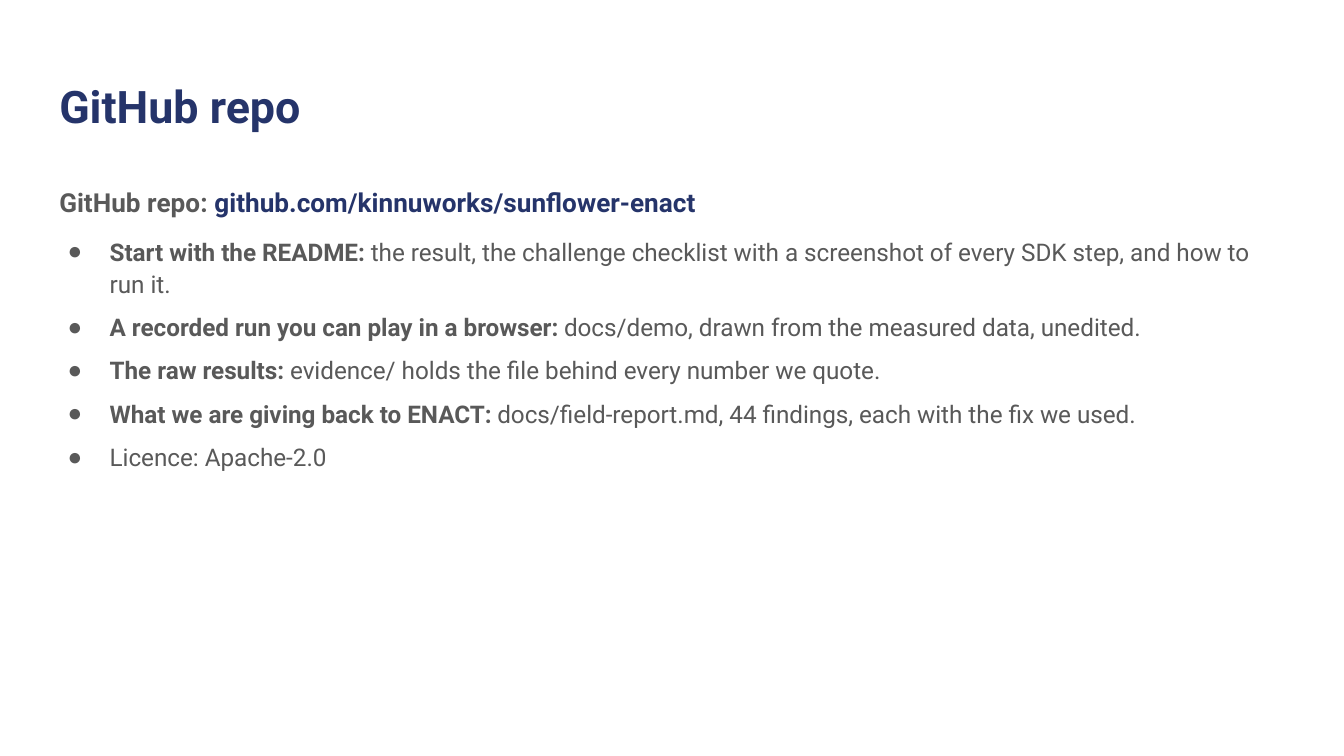
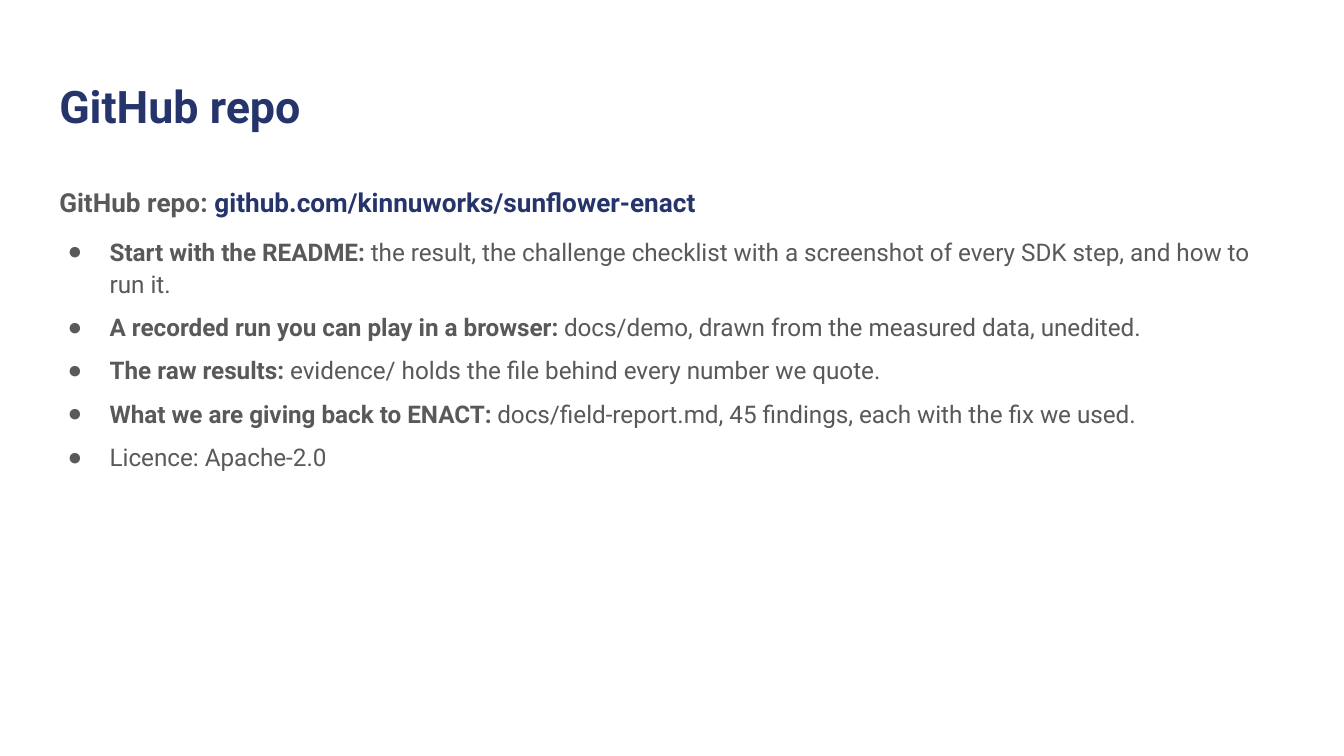
Before and after one commit to kinnuworks/sunflower-enact, a slide deck: slide 2 of docs/slides/Sunflower-VelesHack.pptx. Drawn at 1344x756 pixels with LibreOffice and Linux fonts; fonts in the diff are those of the drawing; background and template pictures are left out. Boxes give left, top, right and bottom in pixels: in the first picture for what was removed or moved away, otherwise in the second. Text is boxed around its words. In the diff, an @@ line names an element or a change of style, - is before the commit and + after.

Commit message:
Deploy through the SDK onto enact-dev-worker, and record that it cannot deploy a Helm chart yet

```diff
--- a/docs/slides/Sunflower-VelesHack.pptx
+++ b/docs/slides/Sunflower-VelesHack.pptx
@@ text at bbox=[110, 404, 1136, 428]: text changed @@
-● What we are giving back to ENACT: docs/field-report.md, 44 findings, each with the fix we used.
+● What we are giving back to ENACT: docs/field-report.md, 45 findings, each with the fix we used.
```
Also in this commit, not shown: 1 other slide changed, 10 other files.
